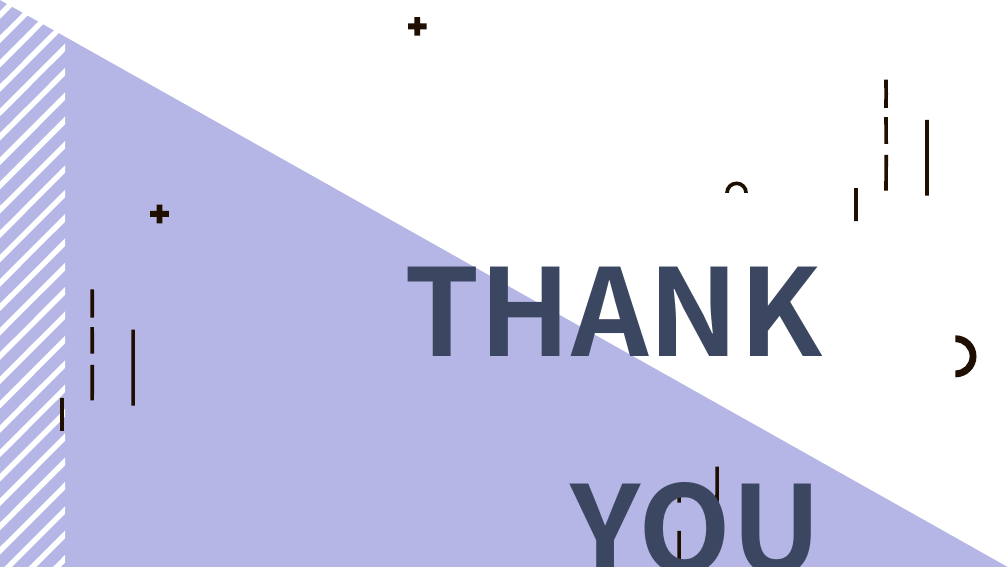
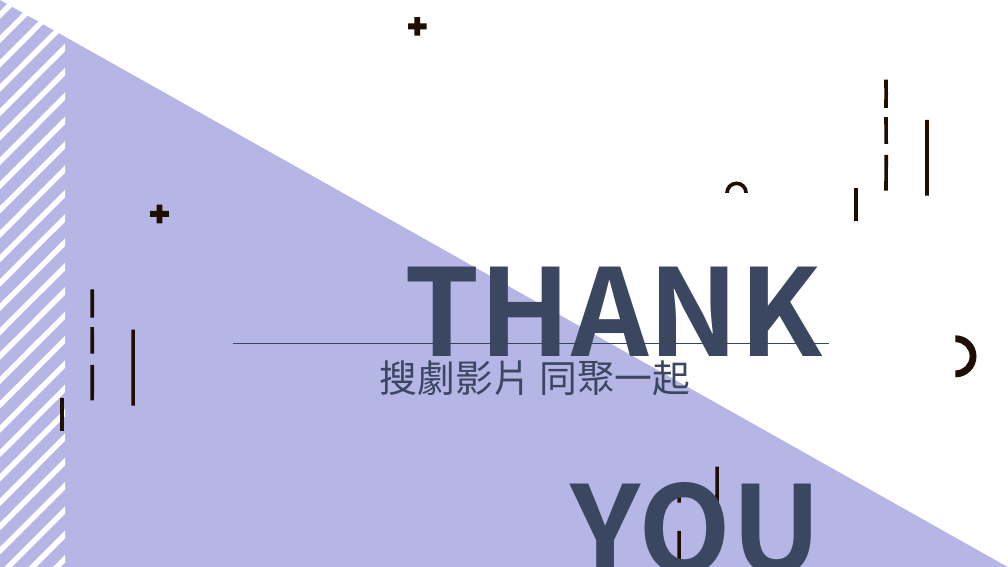
Before and after one commit to Case109504/case109504, a slide deck: slide 25 of 二評文件/109504二評簡報.pptx (slide 20 before the commit). Drawn at 1008x567 pixels with LibreOffice and Linux fonts; fonts in the diff are those of the drawing. Boxes give left, top, right and bottom in pixels: in the first picture for what was removed or moved away, otherwise in the second. Text is boxed around its words. In the diff, an @@ line names an element or a change of style, - is before the commit and + after.

```diff
--- a/二評文件/109504二評簡報.pptx
+++ b/二評文件/109504二評簡報.pptx
@@ line added from (233, 343) to (830, 343), #394560 0.75 pt @@
@@ text added at [380, 354, 690, 395], 36 pt, text #3B4761 @@
+搜劇影片 同聚一起
```
Also in this commit, not shown: 7 other slides changed, 8 slides added, 3 slides removed.
